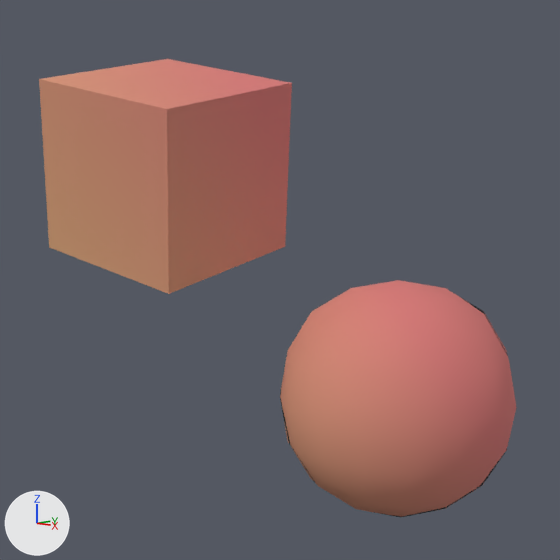
Renders of the Blender file Icons/raw_icons/Preview Generator.blend from each side of a commit.
One viewpoint serves both versions: the file's camera 'Camera'. The axes (+X, +Y, +Z) are drawn at lower left. The lights are the same throughout. The same objects are shown in both versions, whatever each file hides.
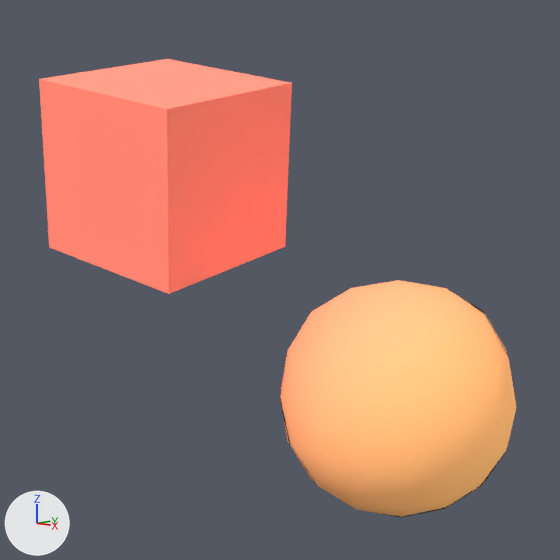
Boxes (x1, y1, x2, y2) around the edits, measured in the pictures (560 x 560 px):
'Cube', recoloured (brown to red): (39, 59, 292, 294) in both
'Circle', recoloured (pink to beige): (280, 280, 517, 517) in both

The change, as a diff of the scene's bpy script:
```diff
--- a/Icons/raw_icons/Preview Generator.blend.py
+++ b/Icons/raw_icons/Preview Generator.blend.py
@@ mat_body_high_002 @@
 mat_body_high_002 = bpy.data.materials.new('Body_high.002')
-# nodes: BsdfPrincipled, Group, Mapping, Mix, NewGeometry, OutputMaterial, ValToRGB
-# colours: black #000000, orange #bb3100, white #ffffff, red #bc1700, yellow #bcb100
+# nodes: BsdfPrincipled, Group, HueSaturation, Mapping, Mix, NewGeometry, OutputMaterial, ValToRGB
+# colours: black #000000, orange #bb3100, beige #ffdcad, white #ffffff, red #bc4540, yellow #d6cb57
```
